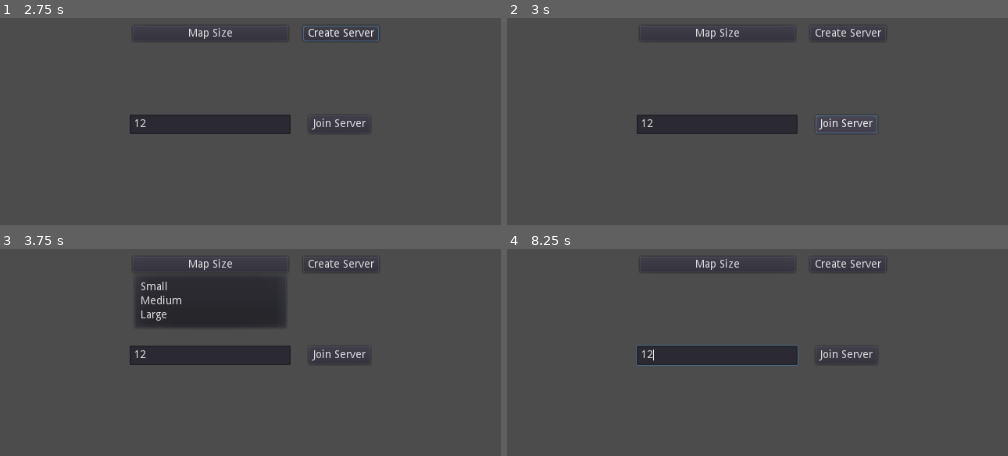
Above: before the commit, frames 1-4 (two rows, left to right).
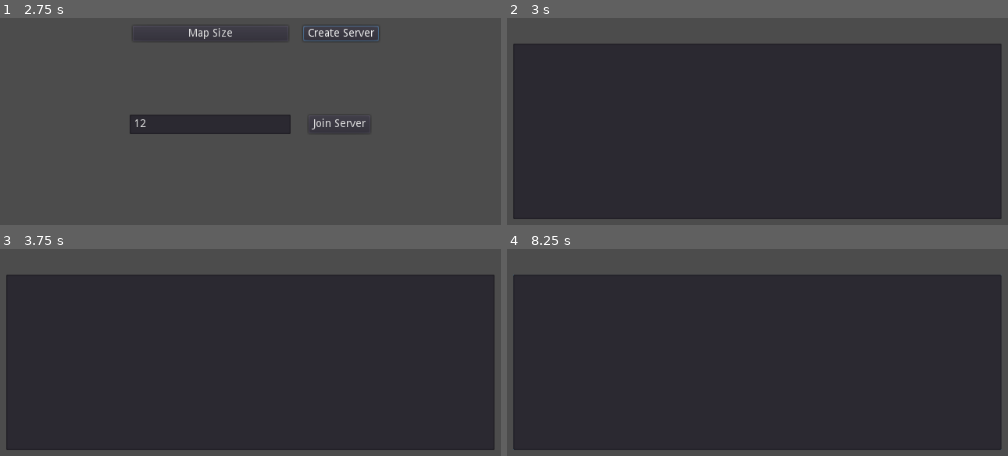
Above: after the commit, the same moments.

Repository: gwilymk/godot-congregation
Game: Godot game, scene res://Lobby.tscn
Same seed, same stepped clock (60 frames per second), same inputs: the game is played once before the commit and once after it. This scene is started directly instead of the project's main scene.
Inputs (mouse positions are in pixels of both pictures, inside the frame that each line leads up to):
- Up to frame 1 (2.75 s): click (210, 123) at 0.52 s; type "12" at 0.6 s; click "Create Server" at 1.25 s; click "OK" at 2 s
- Up to frame 2 (3 s): click "Join Server" at 2.75 s
- Up to frame 3 (3.75 s): click (210, 263) at 3.5 s, where only the run before the commit has a clickable "Map Size"
- Up to frame 4 (8.25 s): click (717, 263) at 4.25 s, where only the run before the commit has a clickable "Map Size"; click (717, 263) at 5 s, where only the run before the commit has a clickable "Map Size"; tap Enter at 5.75 s; move the mouse to (717, 455) at 5.77 s; click (717, 455) at 5.92 s; move the mouse to (997, 433) at 6.52 s; click (997, 433) at 6.67 s; move the mouse to (517, 292) at 7.27 s; click (517, 292) at 7.42 s; move the mouse to (797, 362) at 8.02 s; click (797, 362) at 8.17 s

Frame 1 is identical in both runs. In frame 2, 80% of the frame differs, in the area x 1-99%, y 4-98%; in frame 3, 71%; in frame 4, 79%.

Commit message:
Add basic client server wait

Diff:
--- a/Lobby.gd
+++ b/Lobby.gd
@@ -1,8 +1,30 @@
 extends Control
+
+const SERVER_PORT = 49322
+const MAX_PLAYERS = 8
 
 func _ready():
 	pass
 
+func start_server():
+	var peer = NetworkedMultiplayerENet.new()
+	peer.create_server(SERVER_PORT, MAX_PLAYERS)
+	start_wait(peer)
+
+func start_wait(peer):
+	var tree = get_tree()
+	tree.set_network_peer(peer)
+	tree.set_meta("network_peer", peer)
+
+	tree.change_scene("res://ServerWait.tscn")
+
 func start_as_server():
 	if $MapSize.selected == null:
 		$MustSelectMapSizeDialog.popup()
+	else:
+		start_server()
+
+func start_as_client():
+	var peer = NetworkedMultiplayerENet.new()
+	peer.create_client($JoinServerIP.text, SERVER_PORT)
+	start_wait(peer)
--- a/Lobby.tscn
+++ b/Lobby.tscn
@@ -144,3 +144,5 @@
 _sections_unfolded = [ "Dialog", "Popup" ]
 
 [connection signal="pressed" from="CreateServerButton" to="." method="start_as_server"]
+
+[connection signal="pressed" from="JoinServerButton" to="." method="start_as_client"]
--- /dev/null
+++ b/ServerWait.gd
@@ -0,0 +1,14 @@
+extends Control
+
+func _ready():
+	var tree = get_tree()
+	tree.connect("network_peer_connected", self, "new_peer")
+
+	if tree.is_network_server():
+		$StartGameButton.visible = true
+
+func start_game():
+	pass
+
+func new_peer(id):
+	$PlayersConnected.add_item("Player: " + str(id))
--- /dev/null
+++ b/ServerWait.tscn
@@ -0,0 +1,69 @@
+[gd_scene load_steps=2 format=2]
+
+[ext_resource path="res://ServerWait.gd" type="Script" id=1]
+
+[node name="ServerWait" type="Control"]
+
+anchor_left = 0.0
+anchor_top = 0.0
+anchor_right = 1.0
+anchor_bottom = 1.0
+rect_pivot_offset = Vector2( 0, 0 )
+rect_clip_content = false
+mouse_filter = 0
+mouse_default_cursor_shape = 0
+size_flags_horizontal = 1
+size_flags_vertical = 1
+script = ExtResource( 1 )
+
+[node name="PlayersConnected" type="ItemList" parent="." index="0"]
+
+anchor_left = 0.5
+anchor_top = 0.5
+anchor_right = 0.5
+anchor_bottom = 0.5
+margin_left = -312.5
+margin_top = -112.5
+margin_right = 312.5
+margin_bottom = 112.5
+rect_pivot_offset = Vector2( 0, 0 )
+rect_clip_content = true
+focus_mode = 2
+mouse_filter = 0
+mouse_default_cursor_shape = 0
+size_flags_horizontal = 1
+size_flags_vertical = 1
+items = [  ]
+select_mode = 0
+allow_reselect = false
+icon_mode = 1
+fixed_icon_size = Vector2( 0, 0 )
+
+[node name="StartGameButton" type="Button" parent="." index="1"]
+
+visible = false
+anchor_left = 0.5
+anchor_top = 1.0
+anchor_right = 0.5
+anchor_bottom = 1.0
+margin_left = -42.0
+margin_top = -62.0
+margin_right = 41.0
+margin_bottom = -42.0
+rect_pivot_offset = Vector2( 0, 0 )
+rect_clip_content = false
+focus_mode = 2
+mouse_filter = 0
+mouse_default_cursor_shape = 0
+size_flags_horizontal = 1
+size_flags_vertical = 1
+toggle_mode = false
+enabled_focus_mode = 2
+shortcut = null
+group = null
+text = "Start Game"
+flat = false
+align = 1
+_sections_unfolded = [ "Rect" ]
+
+[connection signal="pressed" from="StartGameButton" to="." method="start_game"]
